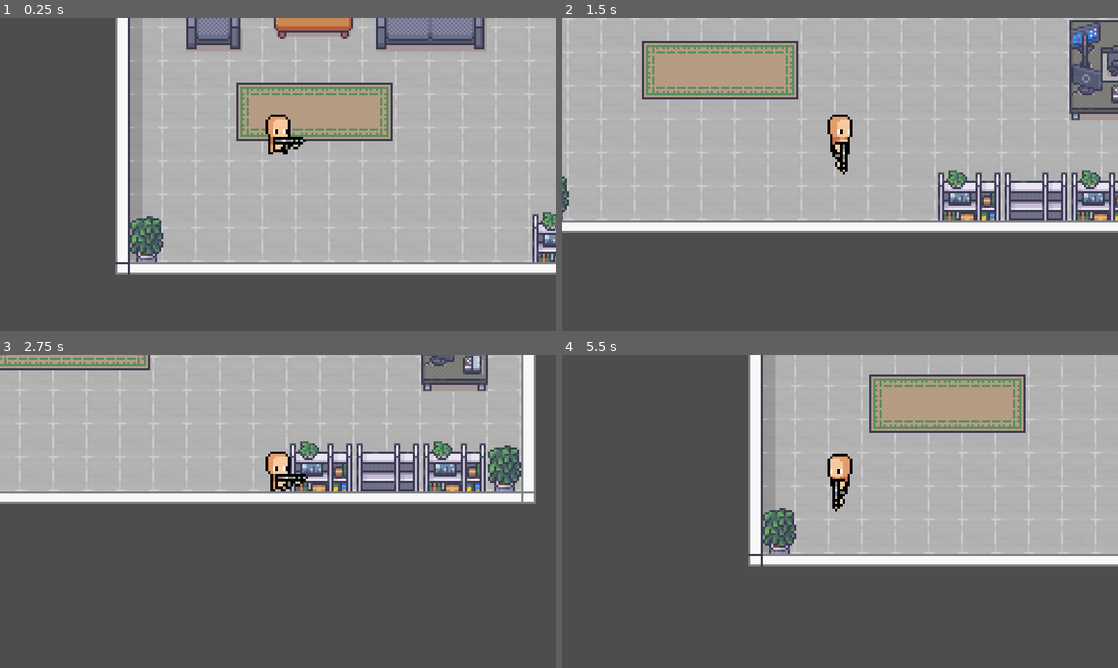
Above: before the commit, frames 1-4 (two rows, left to right).
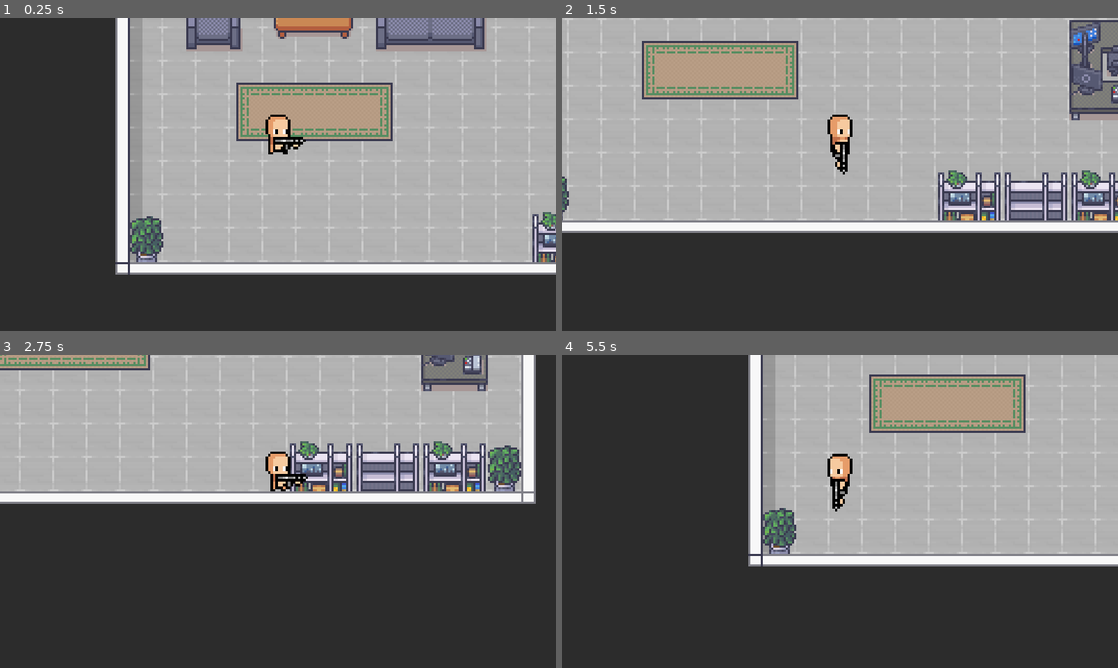
Above: after the commit, the same moments.

Repository: robcmills/godot-paintball
Game: Godot game, scene res://scenes/main.tscn
Same seed, same stepped clock (60 frames per second), same inputs: the game is played once before the commit and once after it.
Inputs:
- Up to frame 1 (0.25 s): no input
- Up to frame 2 (1.5 s): tap Enter at 0.5 s; hold Right (move_right) 0.53-1.28 s; tap Shift (run) at 0.6 s; hold Down (move_down) from 1.28 s (still down); tap Space (shoot) at 1.35 s
- Up to frame 3 (2.75 s): release Down (move_down) at 2.03 s; hold Right (move_right) from 2.03 s (still down); tap Shift (run) at 2.1 s
- Up to frame 4 (5.5 s): release Right (move_right) at 2.78 s; hold Up (move_up) 2.78-3.53 s; tap Space (shoot) at 2.85, 4.35 s; hold Left (move_left) 3.53-5.03 s; tap Shift (run) at 3.6, 5.1 s; hold Down (move_down) from 5.03 s (still down)

The runs differ from the first frame. In frame 1, 35% of the frame differs, in the area x 0-100%, y 0-100%; in frame 2, 31%; in frame 3, 54%; in frame 4, 55%.

Commit message:
Add hitbox to paintball and implement basic on impact handler

Diff:
--- a/project.godot
+++ b/project.godot
@@ -73,3 +73,4 @@
 textures/canvas_textures/default_texture_filter=0
 renderer/rendering_method="gl_compatibility"
 renderer/rendering_method.mobile="gl_compatibility"
+environment/defaults/default_clear_color=Color(0.171039, 0.171039, 0.171039, 1)
--- a/scenes/paintball.tscn
+++ b/scenes/paintball.tscn
@@ -1,15 +1,25 @@
-[gd_scene load_steps=2 format=3 uid="uid://dgqh4sxas26v2"]
+[gd_scene load_steps=3 format=3 uid="uid://dgqh4sxas26v2"]
 
 [ext_resource type="Script" path="res://scripts/paintball.gd" id="1_28hq7"]
+
+[sub_resource type="CircleShape2D" id="CircleShape2D_o2bgl"]
+radius = 3.0
 
 [node name="Paintball" type="Node2D"]
 script = ExtResource("1_28hq7")
 
 [node name="Line2D" type="Line2D" parent="."]
-points = PackedVector2Array(0, 0, 20, 0)
+points = PackedVector2Array(0, 0, 25, 0)
 width = 1.0
 default_color = Color(0, 1, 0, 1)
 
 [node name="Timer" type="Timer" parent="."]
 
+[node name="Hitbox" type="Area2D" parent="."]
+
+[node name="CollisionShape2D" type="CollisionShape2D" parent="Hitbox"]
+position = Vector2(25, 0)
+shape = SubResource("CircleShape2D_o2bgl")
+
 [connection signal="timeout" from="Timer" to="." method="_on_timer_timeout"]
+[connection signal="body_entered" from="Hitbox" to="." method="_on_hitbox_body_entered"]
--- a/scripts/paintball.gd
+++ b/scripts/paintball.gd
@@ -6,25 +6,23 @@
 var direction := Vector2.ZERO
 
 @onready var timer := $Timer
-#@onready var hitbox := $HitBox
-@onready var sprite := $Sprite
-#@onready var impact_detector := $ImpactDetector
+@onready var hitbox := $Hitbox
+#@onready var sprite := $Sprite
 
 
 func _ready():
 	set_as_top_level(true)
 	look_at(position + direction)
 	timer.start(lifetime)
-	#impact_detector.connect("body_entered", self, "_on_impact")
 
 
 func _physics_process(delta: float) -> void:
 	position += direction * speed * delta
 
 
-#func _on_impact(_body: Node) -> void:
-	#queue_free()
+func _on_timer_timeout() -> void:
+	queue_free()
 
 
-func _on_timer_timeout() -> void:
+func _on_hitbox_body_entered(body: Node2D) -> void:
 	queue_free()
